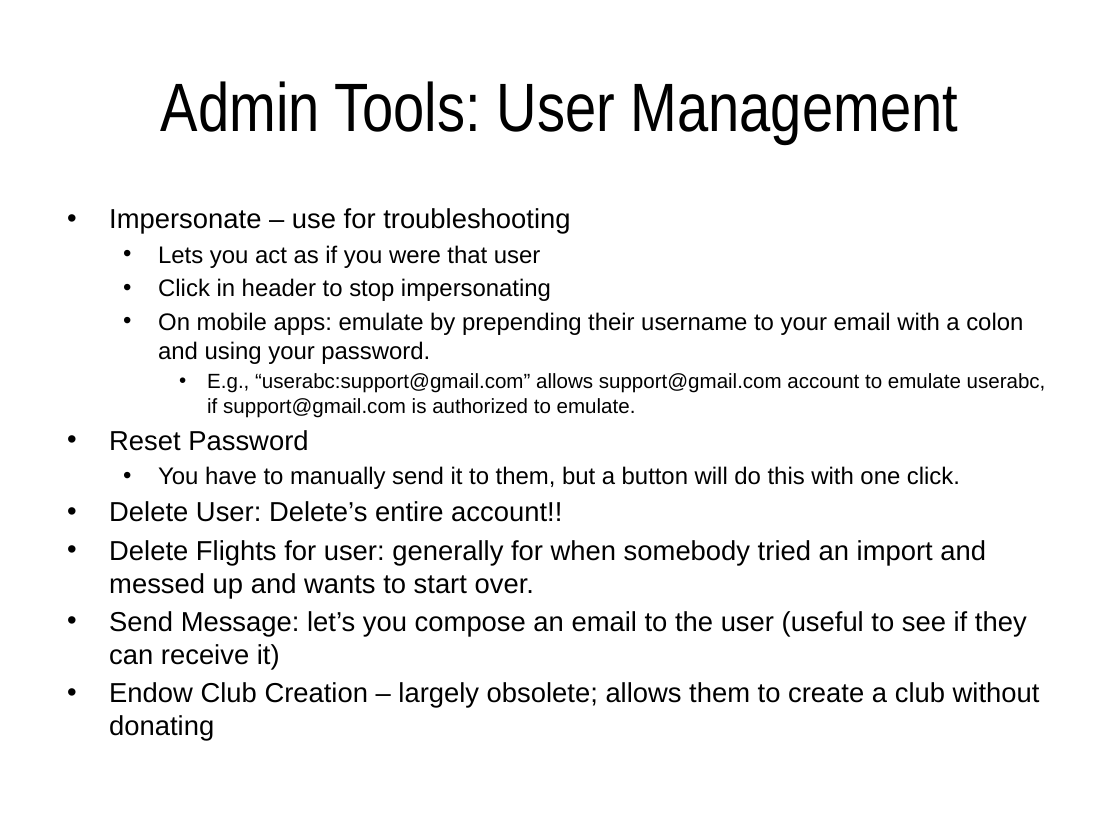
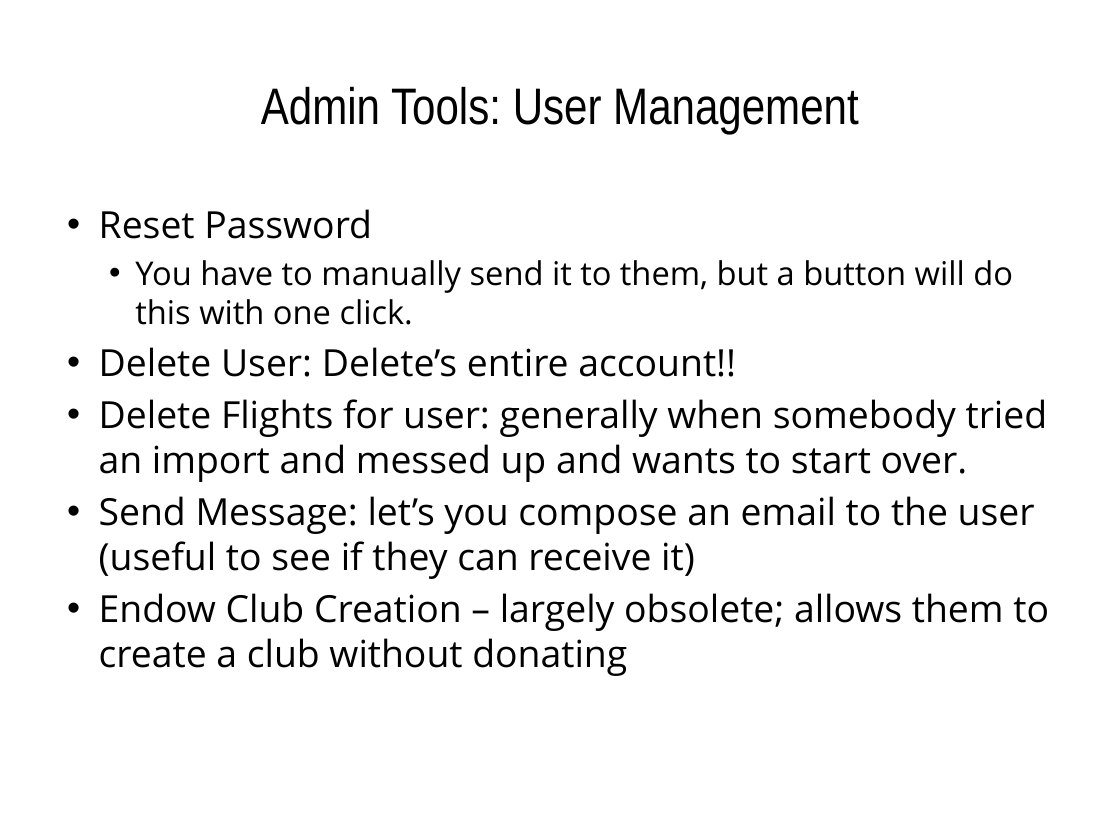
Before and after one commit to ericberman/MyFlightbookWeb, a slide deck: slide 13 of MyFlightbook.Web/Private/MyFlightbook Admin Tools.pptx (slide 12 before the commit). Drawn at 1120x840 pixels with LibreOffice and Linux fonts; fonts in the diff are those of the drawing; background and template pictures are left out. Boxes give left, top, right and bottom in pixels: in the first picture for what was removed or moved away, otherwise in the second. Text is boxed around its words. In the diff, an @@ line names an element or a change of style, - is before the commit and + after.

Commit message:
Update admin tools ppt

```diff
--- a/MyFlightbook.Web/Private/MyFlightbook Admin Tools.pptx
+++ b/MyFlightbook.Web/Private/MyFlightbook Admin Tools.pptx
@@ title "Admin Tools: User Management" at [261,86,859,134]: size 44 to 33 pt @@
@@ text at [99,209,1049,676]: size 17.6 to 24 pt in "Reset Password", "Delete User: Delete’s entire account!!", "Send Message: let’s you compose an email ...", "Endow Club Creation – largely obsolete; allows ..."; font Arial to Open Sans in "Reset Password", "You have to manually send it to ...", "Delete User: Delete’s entire account!!", "Send Message: let’s you compose an email ..." and 1 more places; size 15.4 to 21 pt in "You have to manually send it to ..."; indent changed; more space between paragraphs @@
@@ text at [109,208,1046,418]: paragraphs removed @@
-• Impersonate – use for troubleshooting
-  • Lets you act as if you were that user
-  • Click in header to stop impersonating
-  • On mobile apps: emulate by prepending their username to your email with a colon and using your password.
-    • E.g., “userabc:support@gmail.com” allows support@gmail.com account to emulate userabc, if support@gmail.com is authorized to emulate.
@@ text at [99,399,1048,482]: text changed; size 17.6 to 24 pt; font Arial to Open Sans @@
-• Delete Flights for user: generally for when somebody tried an import and messed up and wants to start over.
+• Delete Flights for user: generally when somebody tried an import and messed up and wants to start over.
```
Also in this commit, not shown: 42 other slides changed, 2 slides added.
